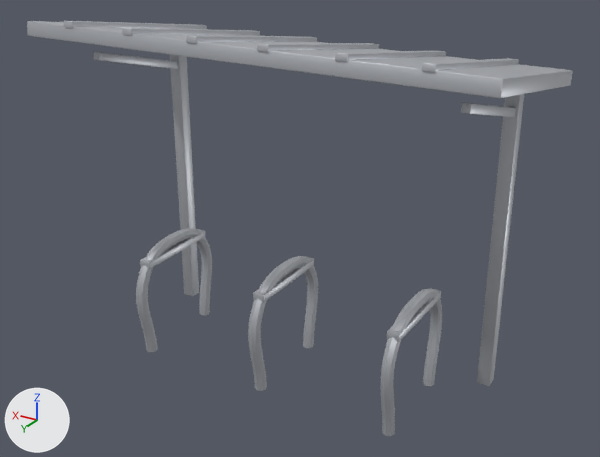
The glTF model models/th42_fahrradstaender.glb, before and after one commit.
One viewpoint serves both versions: a 50 mm camera at (-2.95, 4.7, 3.56) aimed at (-0.08, -0.08, 1.17). Arrows for +X, +Y and +Z are at lower left; the lights stay in place. The older version comes first. Where no turn or scale is listed for an object, it has been applied to the vertices. Vertices at exactly the same position are counted once.
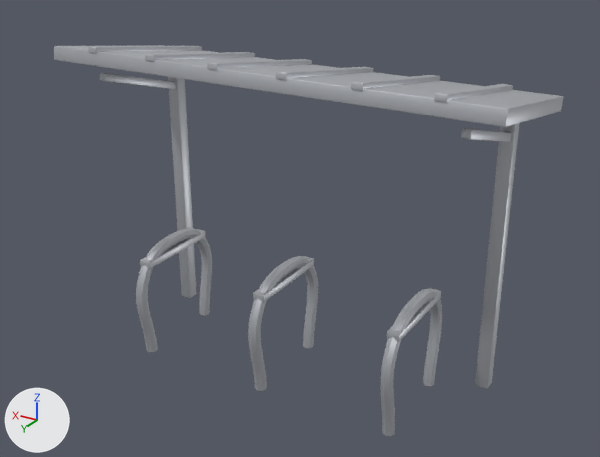
Where the newer file only moved an object's origin or applied its transform, the numbers keep the older frame.

Changed parts and their boxes (x1, y1, x2, y2) in the pictures (600 x 457 px):
```json
{"object": "Cube.007", "change": "moved, rescaled", "before": [27, 21, 573, 98], "after": [54, 45, 563, 127], "on screen": "7% narrower, 6% taller"}
{"object": "Cube.003", "change": "moved", "before": [477, 94, 524, 386], "after": [475, 123, 520, 389]}
{"object": "Cube.005", "change": "moved", "before": [170, 55, 199, 296], "after": [168, 77, 197, 298]}
{"object": "Cube.010", "change": "moved", "before": [257, 43, 379, 52], "after": [276, 67, 373, 80]}
{"object": "Cube.011", "change": "moved", "before": [186, 35, 317, 44], "after": [207, 59, 312, 70]}
{"object": "Cube.009", "change": "moved", "before": [335, 51, 446, 62], "after": [351, 75, 440, 91]}
{"object": "Cube.008", "change": "moved", "before": [422, 58, 519, 73], "after": [434, 84, 513, 103]}
{"object": "Cube.012", "change": "moved", "before": [122, 28, 260, 36], "after": [145, 52, 255, 62]}
{"object": "Cube.013", "change": "moved", "before": [64, 21, 207, 29], "after": [88, 46, 202, 54]}
{"object": "Cube.006", "change": "reshaped", "before": [94, 51, 178, 69], "after": [100, 72, 176, 89], "on screen": "9% narrower"}
{"object": "Cube.004", "change": "reshaped", "before": [461, 102, 516, 117], "after": [461, 128, 511, 142], "on screen": "9% narrower, 6% shorter"}
```

Edits to the scene script, one JSON object a line:
```json
{"block": "me_cube_004", "where": "# used by ob_cube_004; location = (-1.4, -0.16, 2.22)"}
{"op": "remove", "block": "me_cube_004", "code": "me_cube_004.from_pydata(...)  # 56 vertices, 108 faces; spans x -0.03..0.03, y -0.466..0.466, z -0.148..0.148"}
{"op": "add", "block": "me_cube_004", "code": "me_cube_004.from_pydata(...)  # 56 vertices, 108 faces; spans x -0.03..0.03, y -0.427..0.427, z -0.307..-0.013"}
{"block": "me_cube_004", "change": "me_cube_004 part 1: the whole mesh is multiplied about its middle by the matrix ((1.0, 0.0, 0.0), (0.0, 0.924, -0.043), (0.0, 0.001, 0.994)), then moved by (0.0, 0.0, -0.16)"}
{"block": "me_cube_006", "where": "# used by ob_cube_006; location = (1.4, -0.16, 2.22)"}
{"op": "remove", "block": "me_cube_006", "code": "me_cube_006.from_pydata(...)  # 56 vertices, 108 faces; spans x -0.03..0.03, y -0.466..0.466, z -0.148..0.148"}
{"op": "add", "block": "me_cube_006", "code": "me_cube_006.from_pydata(...)  # 56 vertices, 108 faces; spans x -0.03..0.03, y -0.427..0.427, z -0.307..-0.013"}
{"block": "me_cube_006", "change": "me_cube_006 part 2: the whole mesh is multiplied about its middle by the matrix ((1.0, 0.0, 0.0), (0.0, 0.924, -0.043), (0.0, 0.001, 0.994)), then moved by (0.0, 0.0, -0.16)"}
{"block": "me_cube_007", "where": "# used by ob_cube_007; location = (0.0, -0.1, 2.44)"}
{"op": "remove", "block": "me_cube_007", "code": "me_cube_007.from_pydata(...)  # 56 vertices, 108 faces; spans x -1.7..1.7, y -0.75..0.75, z -0.17..0.17"}
{"op": "add", "block": "me_cube_007", "code": "me_cube_007.from_pydata(...)  # 56 vertices, 108 faces; spans x -1.68..1.68, y -0.61..0.61, z -0.15..0.15"}
{"block": "me_cube_007", "change": "me_cube_007 part 3: the whole mesh is scaled about its middle by (0.988, 0.812, 0.837)"}
{"op": "set", "path": "ob_cube_003.location", "old": "(-1.4, -0.62, 1.15)", "new": "(-1.4, -0.58, 1.06)"}
{"op": "set", "path": "ob_cube_005.location", "old": "(1.4, -0.62, 1.15)", "new": "(1.4, -0.58, 1.06)"}
{"op": "set", "path": "ob_cube_007.location", "old": "(0.0, -0.1, 2.44)", "new": "(0.0, -0.16, 2.26)"}
{"op": "set", "path": "ob_cube_008.location", "old": "(-1.3, -0.1, 2.5)", "new": "(-1.3, -0.16, 2.32)"}
{"op": "set", "path": "ob_cube_009.location", "old": "(-0.78, -0.1, 2.5)", "new": "(-0.78, -0.16, 2.32)"}
{"op": "set", "path": "ob_cube_010.location", "old": "(-0.26, -0.1, 2.5)", "new": "(-0.26, -0.16, 2.32)"}
{"op": "set", "path": "ob_cube_011.location", "old": "(0.26, -0.1, 2.5)", "new": "(0.26, -0.16, 2.32)"}
{"op": "set", "path": "ob_cube_012.location", "old": "(0.78, -0.1, 2.5)", "new": "(0.78, -0.16, 2.32)"}
{"op": "set", "path": "ob_cube_013.location", "old": "(1.3, -0.1, 2.5)", "new": "(1.3, -0.16, 2.32)"}
```
